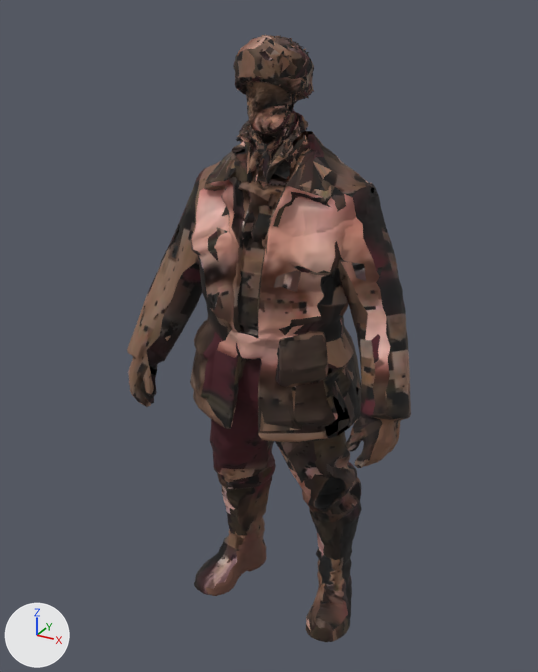
The glTF model public/assets/pine-hollow/npcs/faces-hunyuanref/trader.glb, before and after one commit.
Before and after are seen from a 50 mm camera at (0.9, -1.785, 1.857) aimed at (-0.073, -0.016, 0.972). Lighting does not change. The marker at lower left points along +X, +Y and +Z. The first picture is the older version. Where no turn or scale is listed for an object, it has been applied to the vertices. Vertices at exactly the same position are counted once.

Names of what the first picture shows: 'trader.raw'.
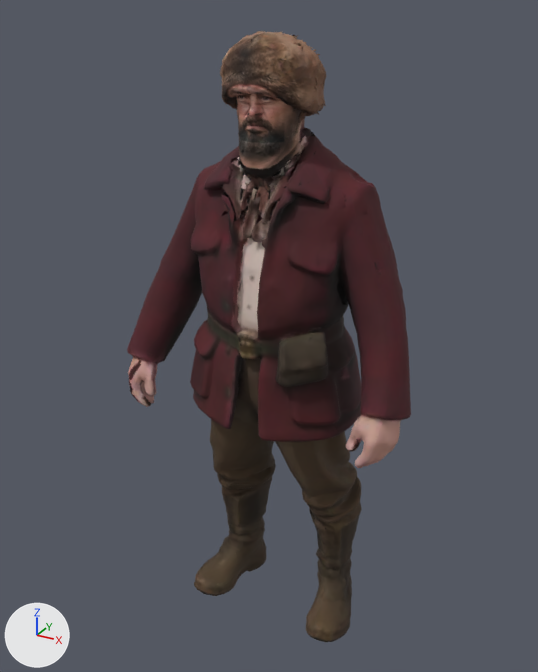
Where the newer file only moved an object's origin or applied its transform, the numbers keep the older frame.

What differs and where, as boxes [x1, y1, x2, y2] in the pictures (538 x 672 px; the box of a moved part takes in the faces that stretch with it):
'trader.raw', reshaped
    before: [127, 35, 411, 642]
    after: [127, 31, 411, 642]
part 1 of me_trader_raw, moved or reshaped
    before: [162, 35, 388, 468]
    after: [162, 31, 388, 468]
part 2 of me_trader_raw, surface changed
    both: [127, 41, 411, 642]

What changed in the scene script:
```text
Change me_trader_raw:
    used by ob_trader_raw; location = (-0.037, -0.031, 0.899)
    remove me_trader_raw.from_pydata(...)  # 8374 vertices, 16453 faces; spans x -0.44..0.44, y -0.22..0.22, z -0.9..0.9
    add me_trader_raw.from_pydata(...)  # 8307 vertices, 16280 faces; spans x -0.44..0.44, y -0.22..0.22, z -0.9..0.91
    me_trader_raw part 1: 275 vertices moved from x -0.32..0.41, y -0.2..0.1, z -0.14..0.9 to x -0.32..0.41, y -0.2..0.1, z -0.14..0.91; 1948 vertices removed from x -0.31..0.41, y -0.2..0.1, z -0.14..0.9; 1881 vertices added at x -0.32..0.41, y -0.2..0.13, z -0.14..0.91
    me_trader_raw part 2: 11780 kept faces spanning x -0.44..0.44, y -0.22..0.22, z -0.9..0.91 get new texture (UV) coordinates
    other edits to the shape of me_trader_raw do not show in these pictures
```
